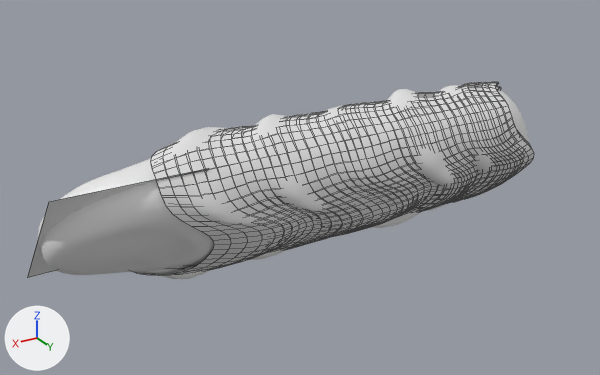
A saved change to the Blender file 2.8/Welder/weld.blend.
One viewpoint serves both versions: a camera (50 mm lens) standing at (0.0563, 0.0762, 0.0369) and looking at (0.0122, 0.0027, 0.0002). Every picture has the same lights, and +X, +Y and +Z are marked at lower left. Mesh edges are drawn as thin lines on the coarser meshes.

The first picture shows 'Weld_1', 'Weld_3', 'Weld_4', 'Weld_5', 'Weld_plain'.
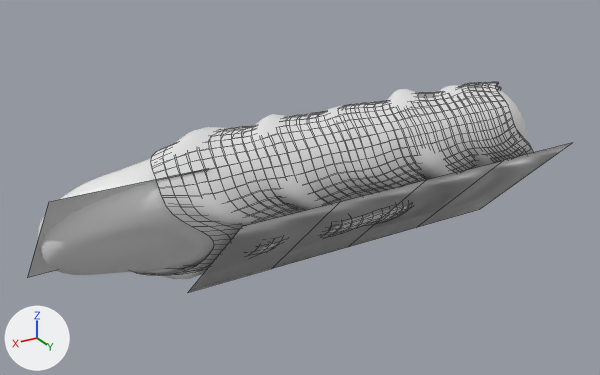
Location of each change, (x1, y1, x2, y2) in pixels of the pictures (600 x 375 px):
'Weld_5_decal', added: after (189, 143, 572, 292)

The change in detail:
Picture 'Weld_5_normal' (img_weld_5_normal) is new.
Material 'Weld_5_decal' (mat_weld_5_decal) is new.
Uses the picture img_weld_5_normal.
Mesh me_weld_5_decal is new.
It has 10 vertices, 4 faces and spans x -0.0594..-0.0161, y -0.0027..0.0116, z -0.0027..0.0116.
It uses material mat_weld_5_decal.
Object 'Weld_5_decal' (ob_weld_5_decal) is new; it shows me_weld_5_decal.
Its location is (0.04135, 0.00255, 0.0007).
Its rotation in degrees is (-90, 0, 0).
